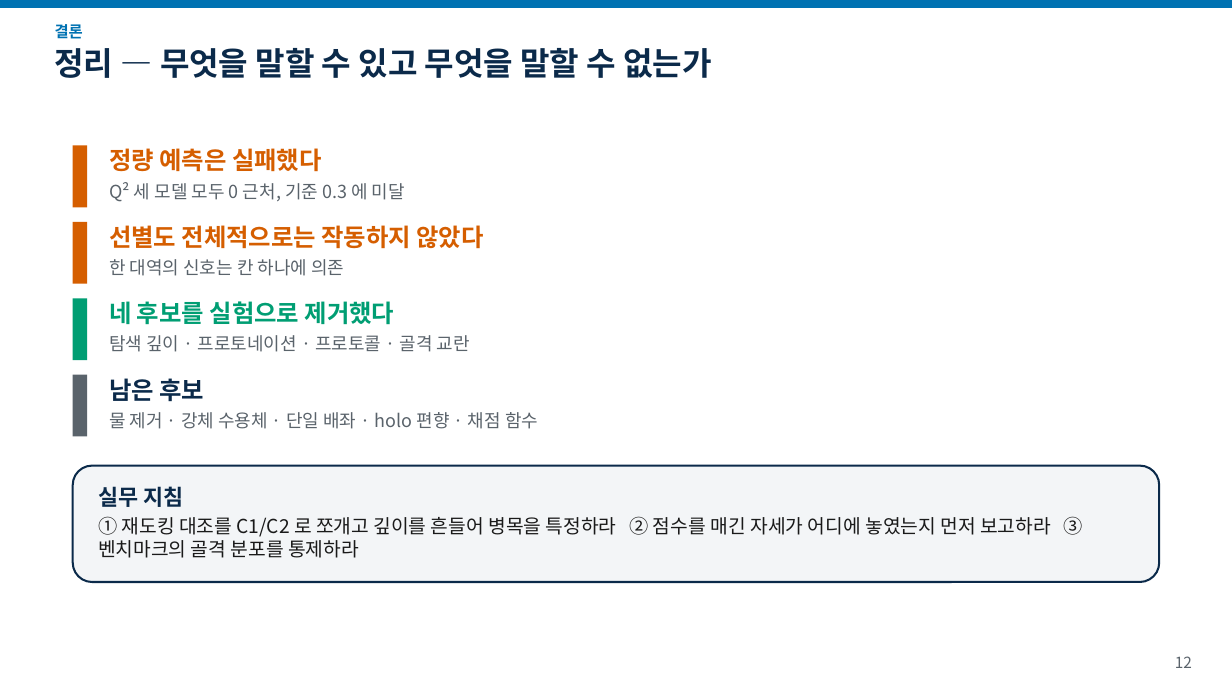
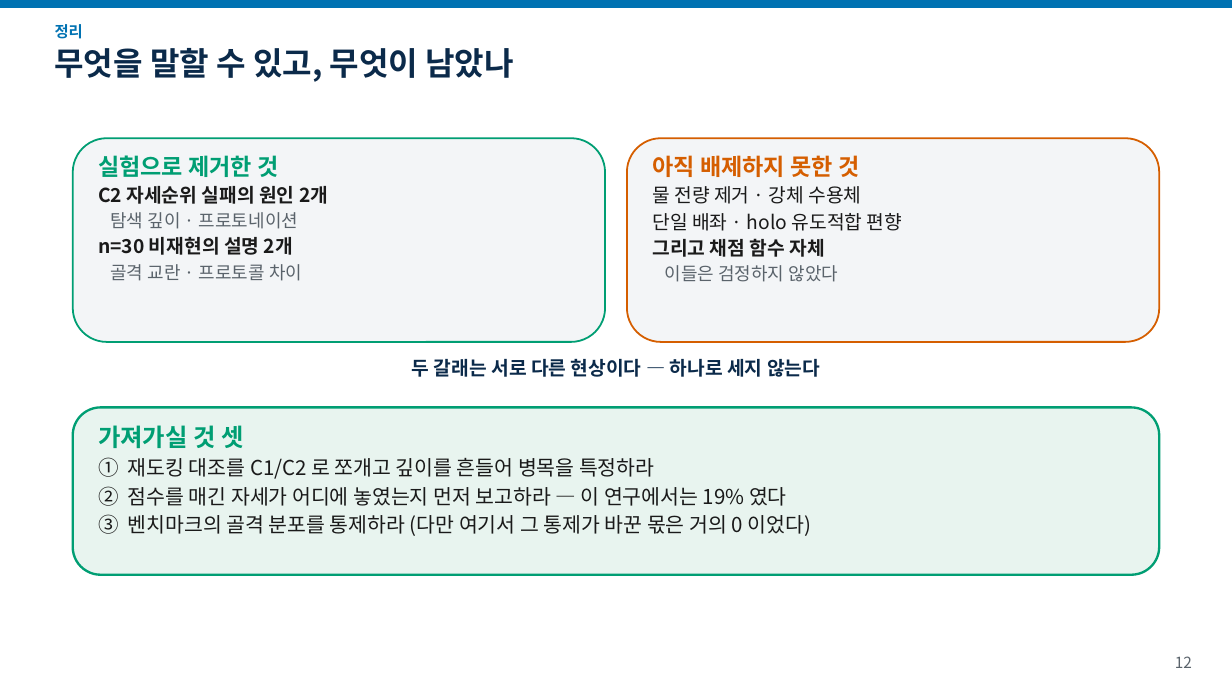
Before and after one commit to fourmodern/2026_aidrugdiscovery, a slide deck: slide 12 of Day06_LLM_Agent/pde5_harness/sample_run/report/docs/talk_16x9.pptx. Drawn at 1232x693 pixels with LibreOffice and Linux fonts; fonts in the diff are those of the drawing. Boxes give left, top, right and bottom in pixels: in the first picture for what was removed or moved away, otherwise in the second. Text is boxed around its words. In the diff, an @@ line names an element or a change of style, - is before the commit and + after.

```diff
--- a/Day06_LLM_Agent/pde5_harness/sample_run/report/docs/talk_16x9.pptx
+++ b/Day06_LLM_Agent/pde5_harness/sample_run/report/docs/talk_16x9.pptx
@@ text at (55, 24, 83, 39): text changed @@
-결론
+정리
@@ text at (55, 48, 513, 82): text changed @@
-정리 — 무엇을 말할 수 있고 무엇을 말할 수 없는가
+무엇을 말할 수 있고, 무엇이 남았나
@@ rectangle removed at (73, 145, 88, 207) @@
@@ rounded rectangle added at (73, 139, 605, 342), fill #F3F5F7, outline #009E73 1.4 pt @@
@@ rounded rectangle added at (628, 139, 1160, 342), fill #F3F5F7, outline #D55E00 1.4 pt @@
@@ text at (98, 155, 328, 281): text changed; size 19 to 15 pt; text colour #D55E00 to #1A1A1A @@
-정량 예측은 실패했다
+실험으로 제거한 것
+C2 자세순위 실패의 원인 2개
+탐색 깊이 · 프로토네이션
+n=30 비재현의 설명 2개
+골격 교란 · 프로토콜 차이
@@ text added at (652, 155, 902, 282), 15 pt, text #1A1A1A @@
+아직 배제하지 못한 것
+물 전량 제거 · 강체 수용체
+단일 배좌 · holo 유도적합 편향
+그리고 채점 함수 자체
+이들은 검정하지 않았다
@@ text removed at (109, 182, 405, 202) @@
-Q² 세 모델 모두 0 근처, 기준 0.3 에 미달
@@ rectangle removed at (73, 222, 88, 284) @@
@@ text removed at (109, 259, 344, 276) @@
-한 대역의 신호는 칸 하나에 의존
@@ rectangle removed at (73, 299, 88, 360) @@
@@ text removed at (109, 301, 395, 325) @@
-네 후보를 실험으로 제거했다
@@ text removed at (109, 335, 470, 352) @@
-탐색 깊이 · 프로토네이션 · 프로토콜 · 골격 교란
@@ text at (412, 359, 820, 377): text changed; size 19 to 15 pt; text colour #D55E00 to #0B2A4A @@
-선별도 전체적으로는 작동하지 않았다
+두 갈래는 서로 다른 현상이다 — 하나로 세지 않는다
@@ rectangle removed at (73, 375, 88, 437) @@
@@ text removed at (109, 378, 204, 402) @@
-남은 후보
@@ rounded rectangle: place and size @@
-rounded rectangle at (73, 466, 1160, 582)
+rounded rectangle at (73, 408, 1160, 575)
@@ rounded rectangle at (73, 408, 1160, 575): fill #F3F5F7 to #E8F4EF; outline #0B2A4A 1.6 pt to #009E73 1.8 pt @@
@@ text removed at (109, 412, 538, 429) @@
-물 제거 · 강체 수용체 · 단일 배좌 · holo 편향 · 채점 함수
@@ text at (98, 425, 811, 536): text changed; size 15 to 16 pt @@
-실무 지침
-① 재도킹 대조를 C1/C2 로 쪼개고 깊이를 흔들어 병목을 특정하라 ② 점수를 매긴 자세가 어디에 놓였는지 먼저 보고하라 ③ 벤치마크의 골격 분포를 통제하라
+가져가실 것 셋
+① 재도킹 대조를 C1/C2 로 쪼개고 깊이를 흔들어 병목을 특정하라
+② 점수를 매긴 자세가 어디에 놓였는지 먼저 보고하라 — 이 연구에서는 19% 였다
+③ 벤치마크의 골격 분포를 통제하라 (다만 여기서 그 통제가 바꾼 몫은 거의 0 이었다)
```
Also in this commit, not shown: 7 other slides changed, 4 slides added, 4 slides removed, 25 other files.
